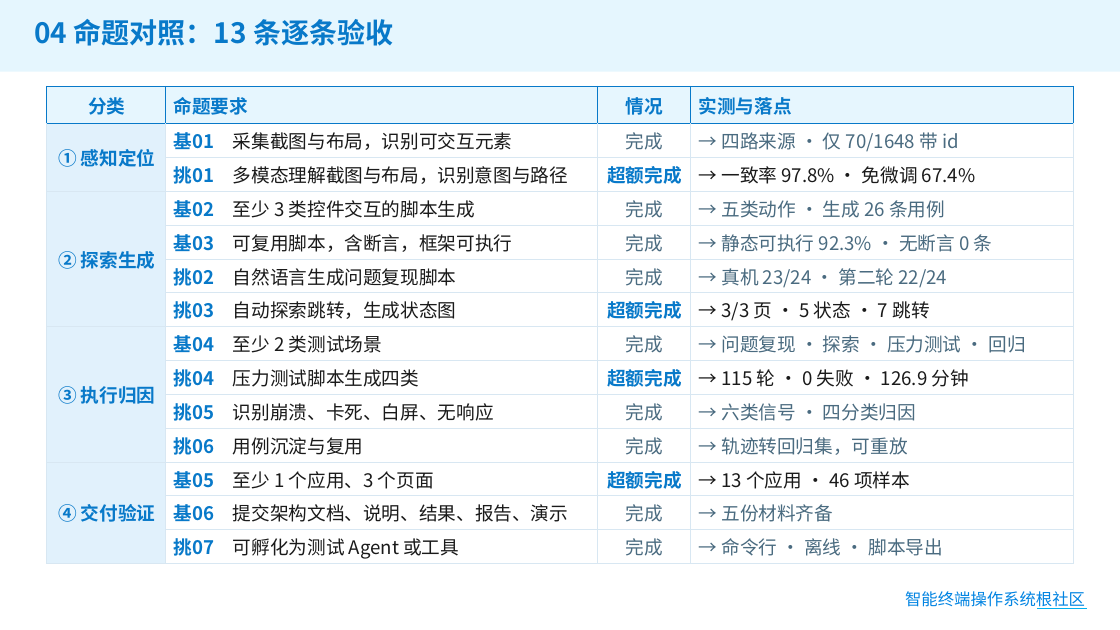
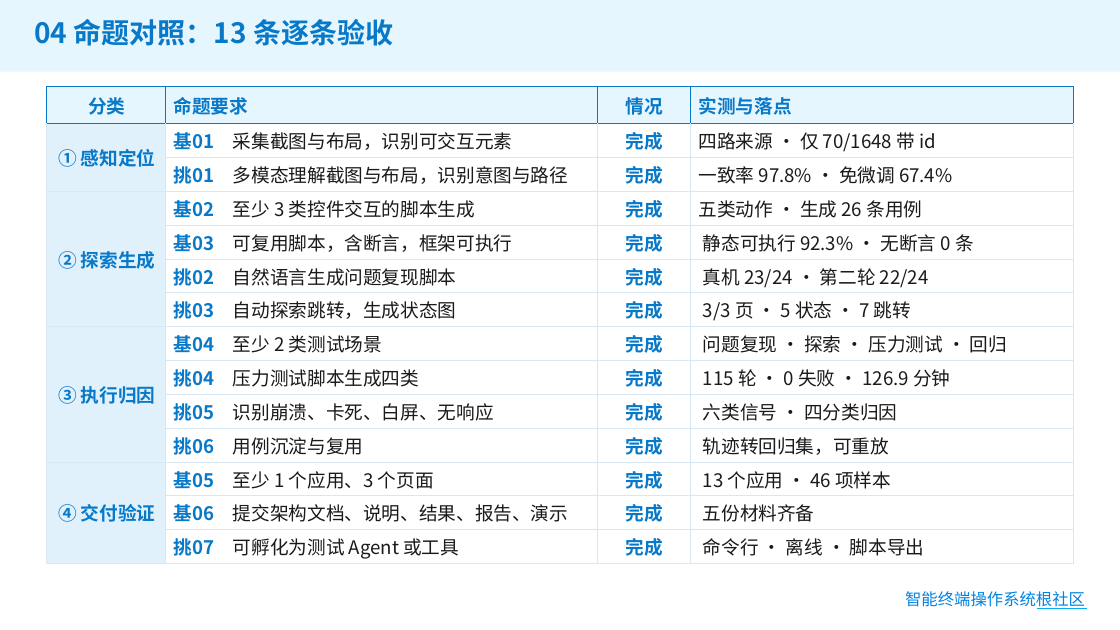
Before and after one commit to gema-secure/ohauto, a slide deck: slide 15 of 提交材料/03-答辩PPT.pptx (slide 14 before the commit). Drawn at 1120x630 pixels with LibreOffice and Linux fonts; fonts in the diff are those of the drawing; background and template pictures are left out. Boxes give left, top, right and bottom in pixels: in the first picture for what was removed or moved away, otherwise in the second. Text is boxed around its words. In the diff, an @@ line names an element or a change of style, - is before the commit and + after.

```diff
--- a/提交材料/03-答辩PPT.pptx
+++ b/提交材料/03-答辩PPT.pptx
@@ table at (47, 87, 1075, 564) @@
-row 2, column 4: → 四路来源 · 仅 70/1648 带 id
+row 2, column 4: 四路来源 · 仅 70/1648 带 id
-row 3, column 3: 超额完成
+row 3, column 3: 完成
-row 3, column 4: → 一致率 97.8% · 免微调 67.4%
+row 3, column 4: 一致率 97.8% · 免微调 67.4%
-row 4, column 4: → 五类动作 · 生成 26 条用例
+row 4, column 4: 五类动作 · 生成 26 条用例
-row 5, column 4: → 静态可执行 92.3% · 无断言 0 条
+row 5, column 4: 静态可执行 92.3% · 无断言 0 条
-row 6, column 4: → 真机 23/24 · 第二轮 22/24
+row 6, column 4: 真机 23/24 · 第二轮 22/24
-row 7, column 3: 超额完成
+row 7, column 3: 完成
-row 7, column 4: → 3/3 页 · 5 状态 · 7 跳转
+row 7, column 4: 3/3 页 · 5 状态 · 7 跳转
-row 8, column 4: → 问题复现 · 探索 · 压力测试 · 回归
+row 8, column 4: 问题复现 · 探索 · 压力测试 · 回归
-row 9, column 3: 超额完成
+row 9, column 3: 完成
-row 9, column 4: → 115 轮 · 0 失败 · 126.9 分钟
+row 9, column 4: 115 轮 · 0 失败 · 126.9 分钟
-row 10, column 4: → 六类信号 · 四分类归因
+row 10, column 4: 六类信号 · 四分类归因
-row 11, column 4: → 轨迹转回归集，可重放
+row 11, column 4: 轨迹转回归集，可重放
-row 12, column 3: 超额完成
+row 12, column 3: 完成
-row 12, column 4: → 13 个应用 · 46 项样本
+row 12, column 4: 13 个应用 · 46 项样本
-row 13, column 4: → 五份材料齐备
+row 13, column 4: 五份材料齐备
-row 14, column 4: → 命令行 · 离线 · 脚本导出
+row 14, column 4: 命令行 · 离线 · 脚本导出
@@ text colour #4A6B80 to #0879C9, bold on in "完成", "完成", "完成", "完成" and 5 more places @@
```
Also in this commit, not shown: 1 other slide changed, 2 slides added, 1 slide removed.
